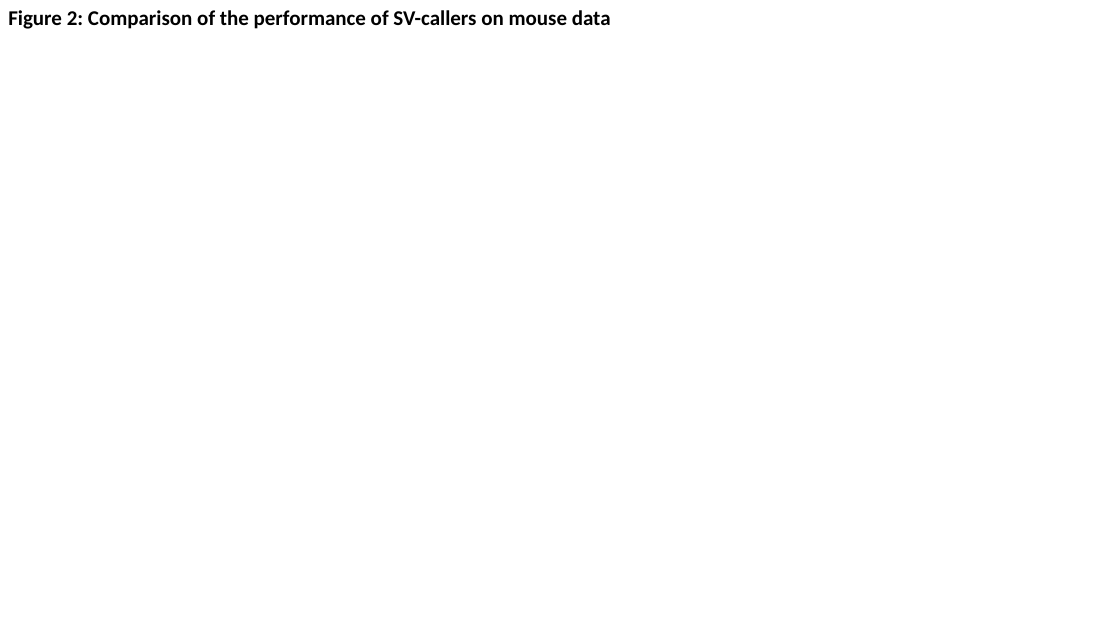
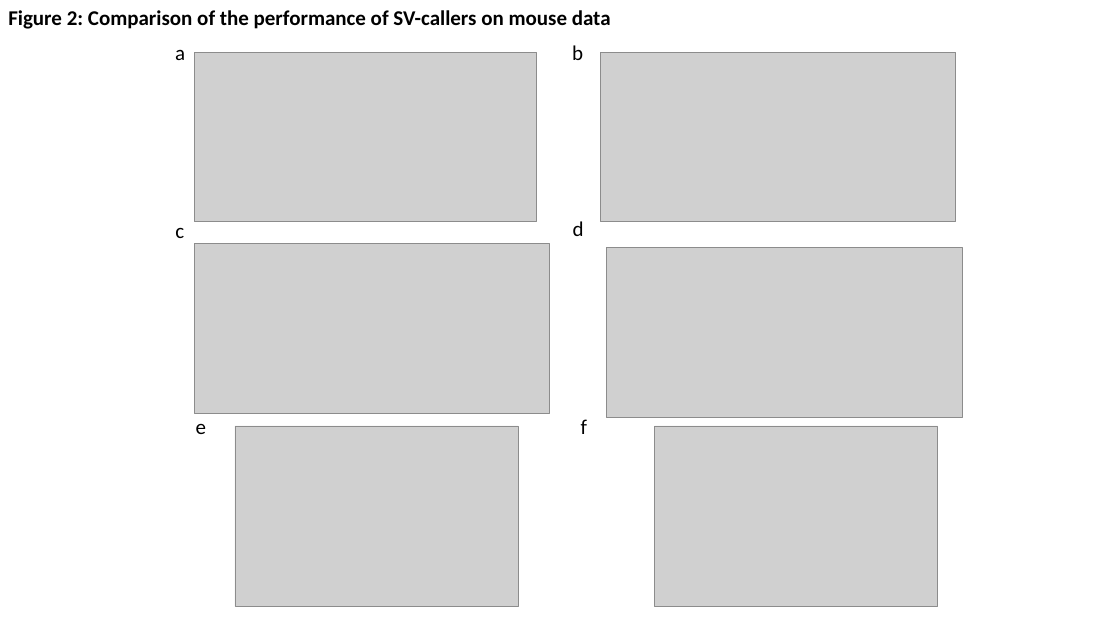
Before and after one commit to Mangul-Lab-USC/benchmarking_SV, a slide deck: slide 2 of figures/fig1/benchmarking-sv-callers-figures-v2.pptx. Drawn at 1120x630 pixels with LibreOffice and Linux fonts; fonts in the diff are those of the drawing; grey boxes stand for pictures. Boxes give left, top, right and bottom in pixels: in the first picture for what was removed or moved away, otherwise in the second. Text is boxed around its words. In the diff, an @@ line names an element or a change of style, - is before the commit and + after.

```diff
--- a/figures/fig1/benchmarking-sv-callers-figures-v2.pptx
+++ b/figures/fig1/benchmarking-sv-callers-figures-v2.pptx
@@ text added at (175,49,185,60), 18 pt, text #000000 @@
+a
@@ picture added at (194,52,537,222) @@
@@ text added at (572,45,583,60), 18 pt, text #000000 @@
+b
@@ picture added at (601,52,956,222) @@
@@ text added at (175,227,184,238), 18 pt, text #000000 @@
+c
@@ text added at (573,221,584,236), 18 pt, text #000000 @@
+d
@@ picture added at (194,244,549,413) @@
@@ picture added at (607,248,962,418) @@
@@ text added at (581,419,587,434), 18 pt, text #000000 @@
+f
@@ text added at (196,424,206,434), 18 pt, text #000000 @@
+e
@@ picture added at (235,426,518,607) @@
@@ picture added at (655,426,938,607) @@
```
Also in this commit, not shown: 2 other slides changed, 19 other files.
